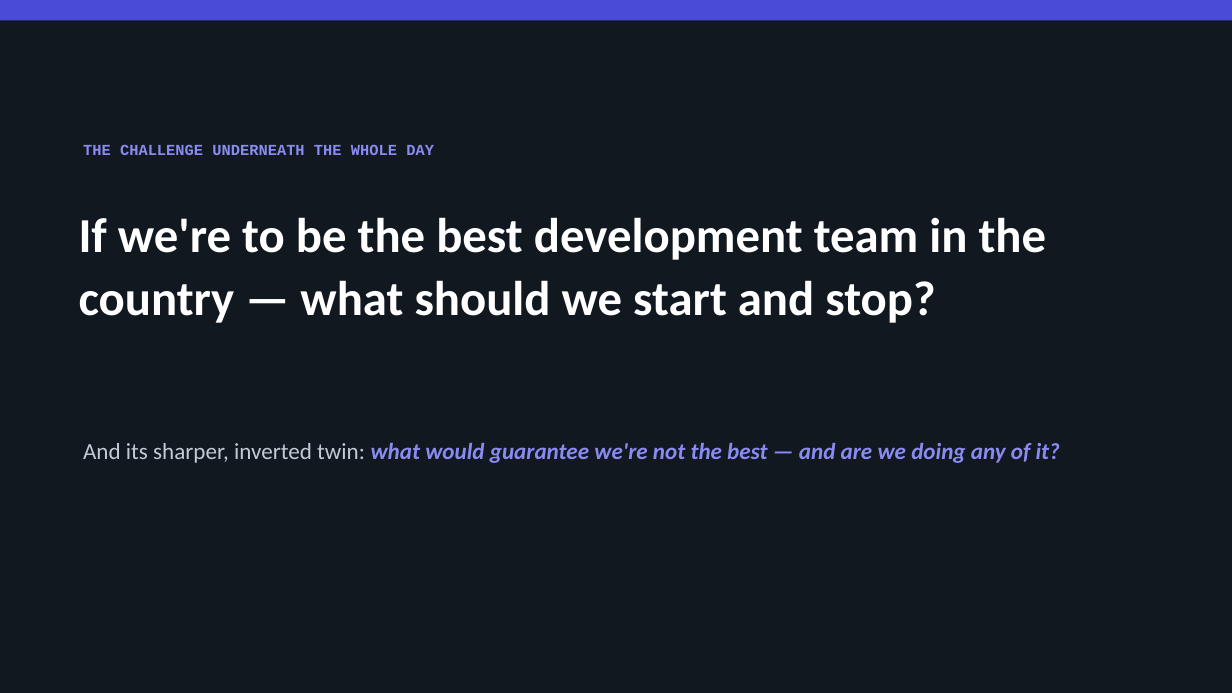
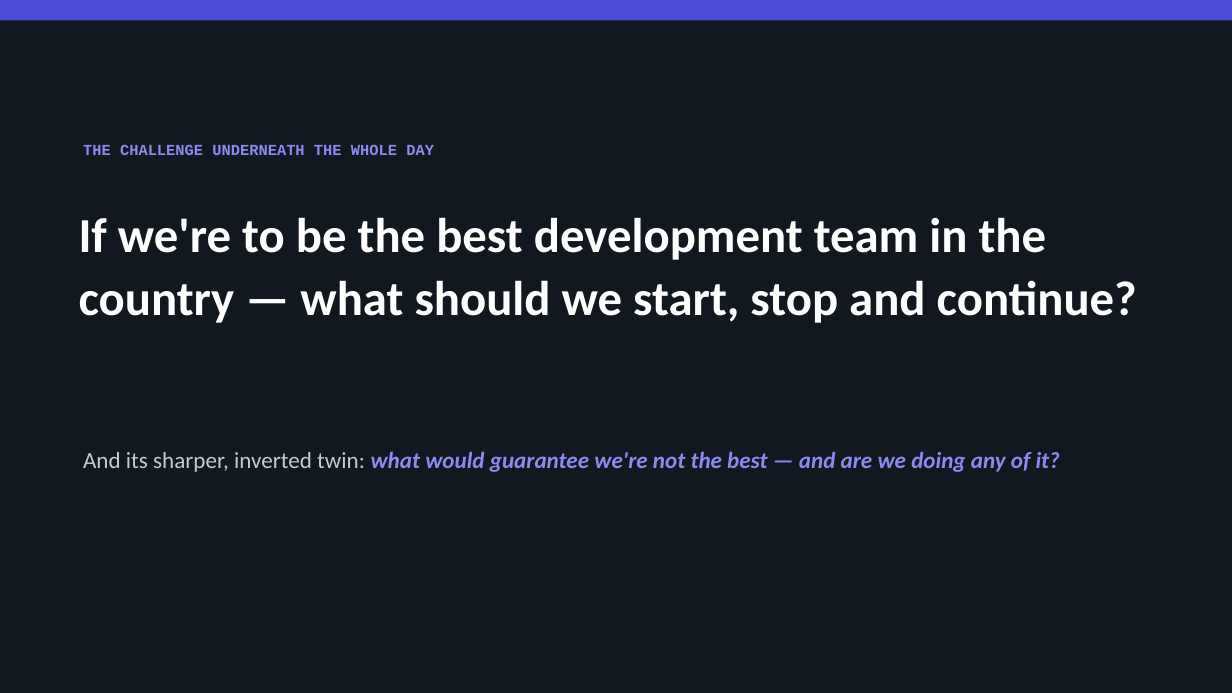
Before and after one commit to Travis-coder712/studio, a slide deck: slide 3 of so-what/So-What-Team-Day-2.pptx. Drawn at 1232x693 pixels with LibreOffice and Linux fonts; fonts in the diff are those of the drawing. Boxes give left, top, right and bottom in pixels: in the first picture for what was removed or moved away, otherwise in the second. Text is boxed around its words. In the diff, an @@ line names an element or a change of style, - is before the commit and + after.

```diff
--- a/so-what/So-What-Team-Day-2.pptx
+++ b/so-what/So-What-Team-Day-2.pptx
@@ text at [79,217,1137,323]: text changed @@
-If we're to be the best development team in the country — what should we start and stop?
+If we're to be the best development team in the country — what should we start, stop and continue?
@@ text "And its sharper, inverted twin: ...": place and size @@
-text "And its sharper, inverted twin: ..." at [83,442,1060,463]
+text "And its sharper, inverted twin: ..." at [83,451,1060,472]
```
Also in this commit, not shown: 10 other slides changed, 5 slides added, 4 slides removed, 1 other file.
